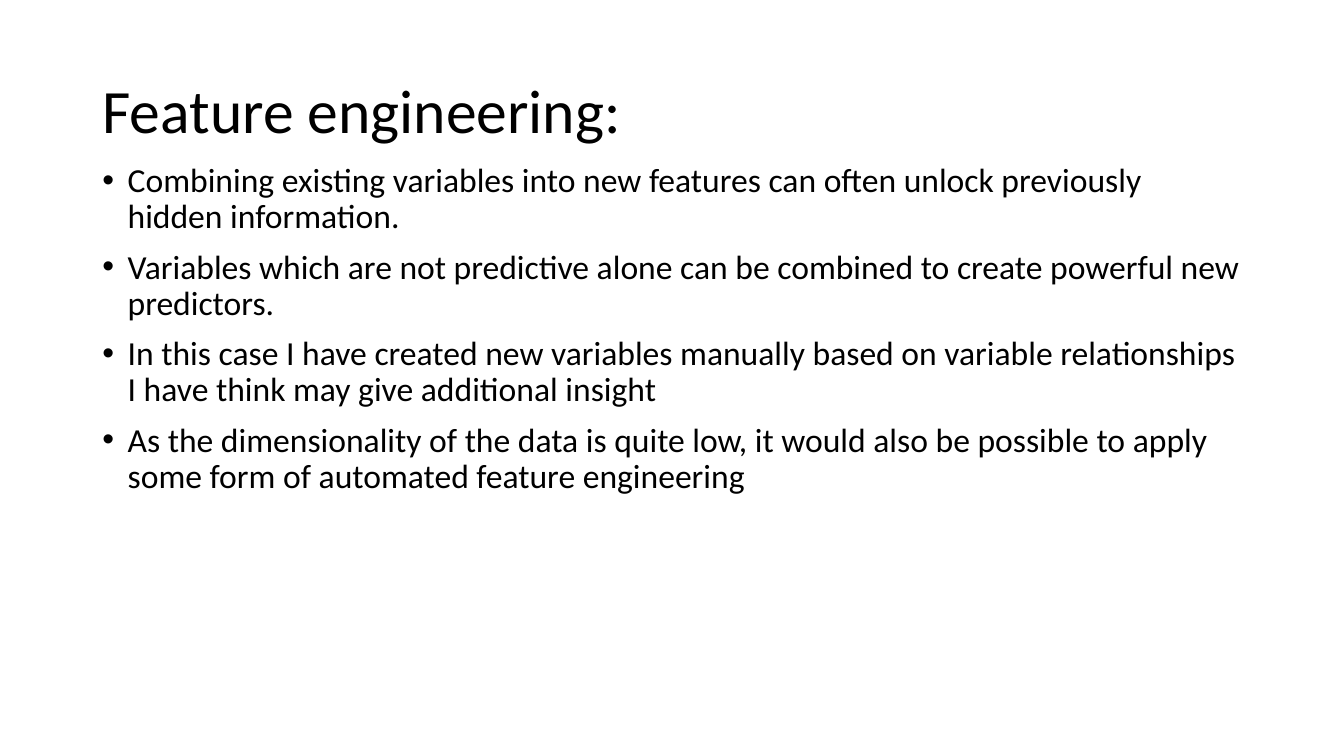
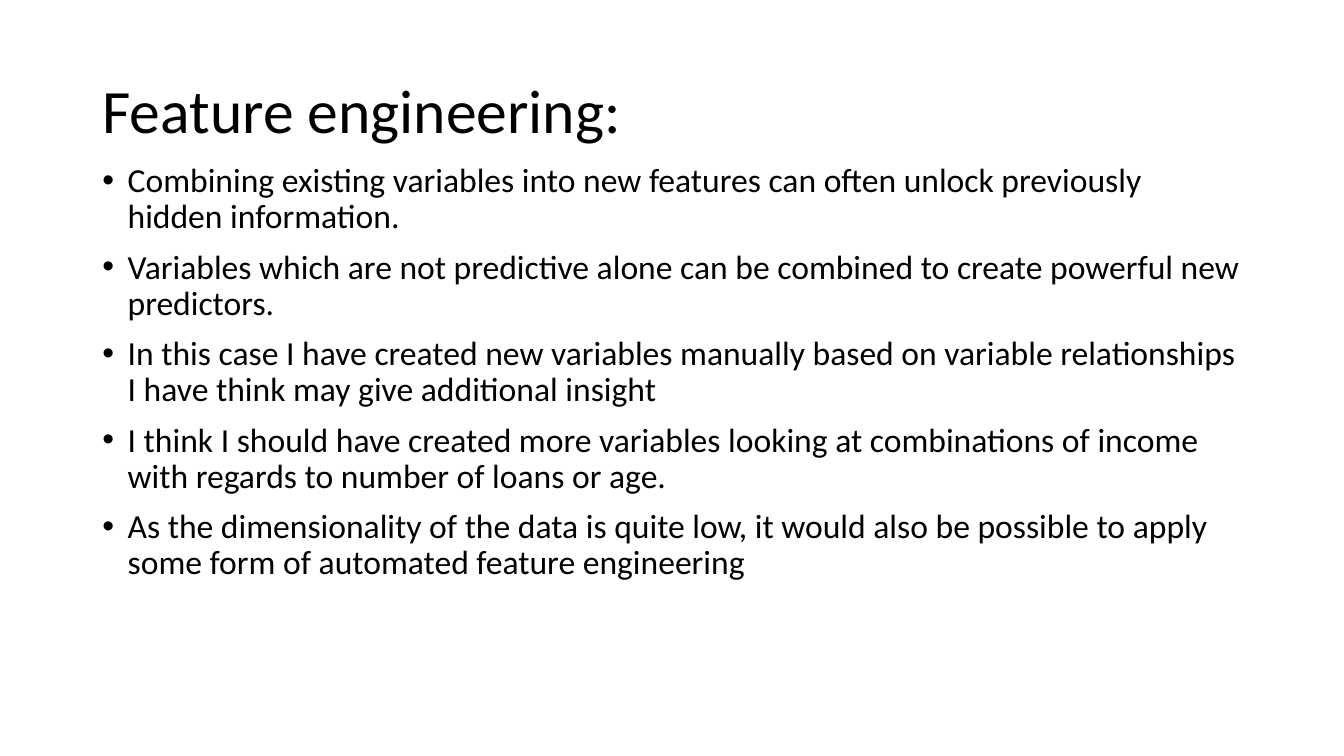
Before and after one commit to matthewjones-perth/givemesomecredit, a slide deck: slide 22 of Paidy Dataset Exercise.pptm. Drawn at 1344x756 pixels with LibreOffice and Linux fonts; fonts in the diff are those of the drawing. Boxes give left, top, right and bottom in pixels: in the first picture for what was removed or moved away, otherwise in the second. Text is boxed around its words. In the diff, an @@ line names an element or a change of style, - is before the commit and + after.

```diff
--- a/Paidy Dataset Exercise.pptm
+++ b/Paidy Dataset Exercise.pptm
@@ text at (x1=128, y1=428, x2=1199, y2=494): paragraph added @@
+• I think I should have created more variables looking at combinations of income with regards to number of loans or age.
```
Also in this commit, not shown: 11 other slides changed.
